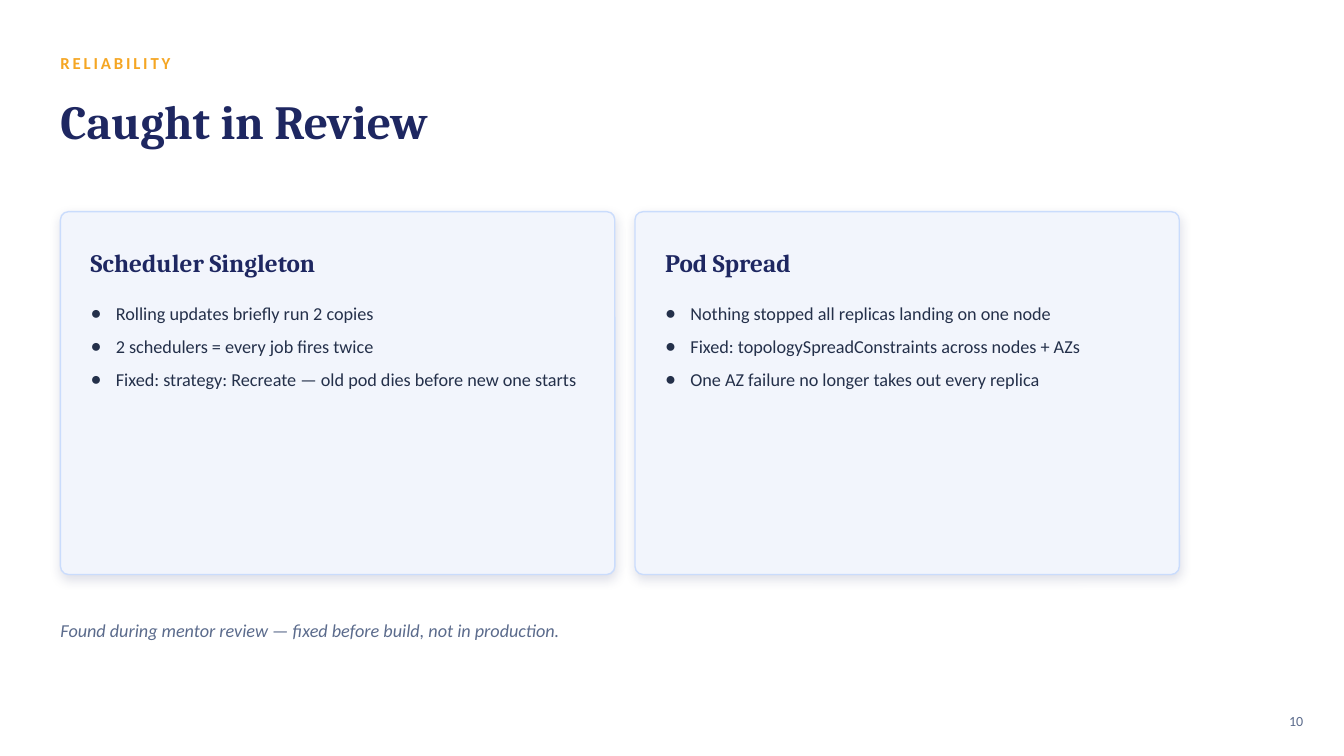
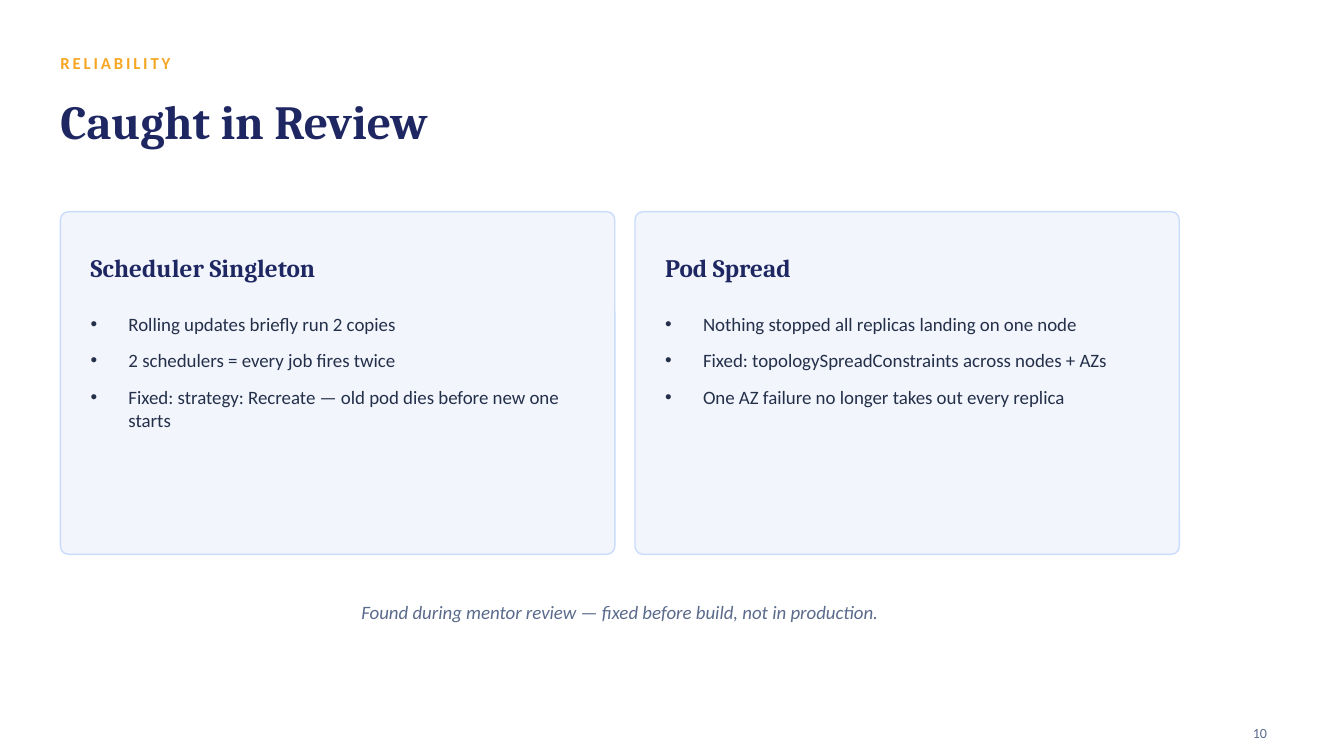
Before and after one commit to rotemamt/statuspage-on-aws-eks, a slide deck: slide 10 of Status-Page-Presentation.pptx. Drawn at 1344x756 pixels with LibreOffice and Linux fonts; fonts in the diff are those of the drawing. Boxes give left, top, right and bottom in pixels: in the first picture for what was removed or moved away, otherwise in the second. Text is boxed around its words. In the diff, an @@ line names an element or a change of style, - is before the commit and + after.

```diff
--- a/Status-Page-Presentation.pptx
+++ b/Status-Page-Presentation.pptx
@@ rounded rectangle: place and size @@
-rounded rectangle at (60,212,615,575)
+rounded rectangle at (60,212,615,555)
@@ rounded rectangle at (60,212,615,555): shadow off; proportions changed @@
@@ rounded rectangle at (635,212,1180,555): shadow off; proportions changed @@
@@ rounded rectangle: place and size @@
-rounded rectangle at (635,212,1180,575)
+rounded rectangle at (635,212,1180,555)
@@ text "Scheduler Singleton": place and size @@
-text "Scheduler Singleton" at (91,254,316,278)
+text "Scheduler Singleton" at (91,259,316,283)
@@ text "Pod Spread": place and size @@
-text "Pod Spread" at (665,254,791,278)
+text "Pod Spread" at (665,259,791,283)
@@ text "Rolling updates briefly run 2 ...": place and size @@
-text "Rolling updates briefly run 2 ..." at (116,307,576,389)
+text "Rolling updates briefly run 2 ..." at (128,318,559,427)
@@ text "Rolling updates briefly run 2 ..." at (128,318,559,427): size 13 to 13.5 pt; bullet ● to •; more space between paragraphs @@
@@ text "Nothing stopped all replicas landing ..." at (703,318,1107,407): size 13 to 13.5 pt; bullet ● to •; more space between paragraphs @@
@@ text "Nothing stopped all replicas landing ...": place and size @@
-text "Nothing stopped all replicas landing ..." at (690,307,1080,389)
+text "Nothing stopped all replicas landing ..." at (703,318,1107,407)
@@ text "Found during mentor review — ...": place and size @@
-text "Found during mentor review — ..." at (60,624,559,640)
+text "Found during mentor review — ..." at (361,606,878,622)
@@ text "Found during mentor review — ..." at (361,606,878,622): size 13 to 13.5 pt; alignment left to centre @@
@@ text "10": place and size @@
-text "10" at (1289,717,1303,726)
+text "10" at (1253,729,1267,738)
@@ text "10" at (1253,729,1267,738): alignment right to left @@
```
Also in this commit, not shown: 12 other slides changed, 1 slide added, 1 slide removed, 3 other files.
